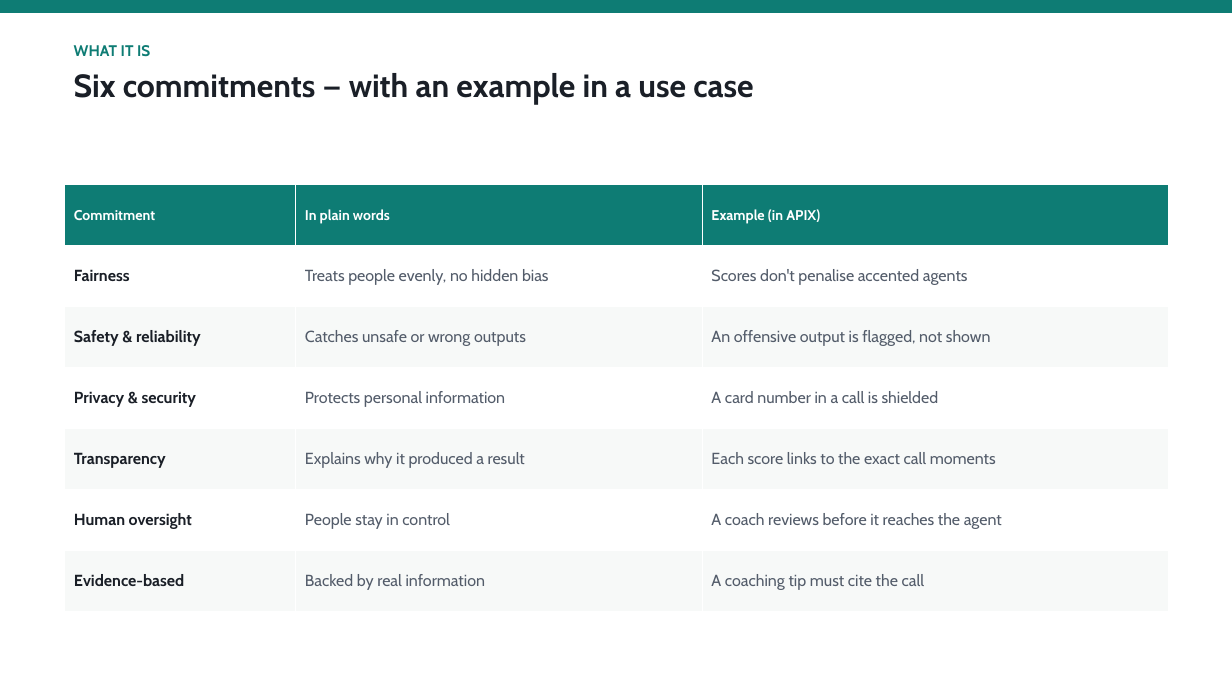
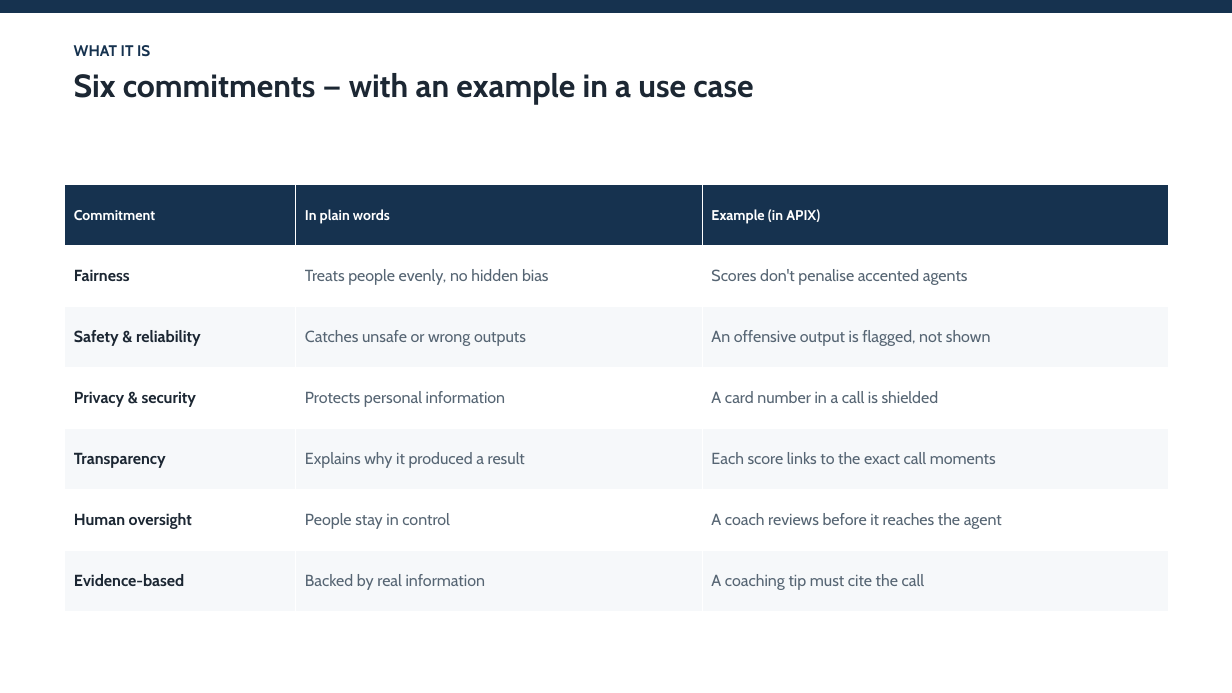
Before and after one commit to shyamanugu/LLMOps, a slide deck: slide 3 of usecases/ai_pipeline 2/docs/Responsible_AI_LLMOps.pptx. Drawn at 1232x693 pixels with LibreOffice and Linux fonts; fonts in the diff are those of the drawing. Boxes give left, top, right and bottom in pixels: in the first picture for what was removed or moved away, otherwise in the second. Text is boxed around its words. In the diff, an @@ line names an element or a change of style, - is before the commit and + after.

```diff
--- a/usecases/ai_pipeline 2/docs/Responsible_AI_LLMOps.pptx
+++ b/usecases/ai_pipeline 2/docs/Responsible_AI_LLMOps.pptx
@@ rectangle at box(0, 0, 1232, 13): fill #0E7C74 to #16324F @@
@@ text "WHAT IT IS" at box(74, 45, 753, 104): text colour #0E7C74 to #16324F in "WHAT IT IS"; text colour #1A1F27 to #1C2733 in "Six commitments — with an example in ..." @@
@@ table at box(65, 185, 1169, 612) @@
@@ fill #0E7C74 to #16324F in row 1 @@
@@ fill #F7F9F8 to #F6F8FA in 9 cells @@
@@ text colour #1A1F27 to #1C2733 in "Fairness", "Safety & reliability", "Privacy & security", "Transparency" and 2 more places @@
@@ text colour #535C6A to #566573 in "Treats people evenly, no hidden bias", "Scores don't penalise accented agents", "Catches unsafe or wrong outputs", "An offensive output is flagged, not shown" and 8 more places @@
```
Also in this commit, not shown: 7 other slides changed, 1 other file.
